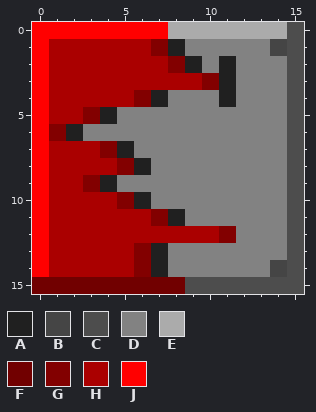
One commit to this pixel-art file: TheClottingDefender/Assets/Gfx/raw/wanduebergang.ase. Above is the file before it was changed.
16x16 pixels, 1 frame. Colours within 5 levels of each other are drawn and written as one.
Palette (. is transparent): A #202020  B #454545  C #4d4d4d  D #828282  E #ababab  F #710000  G #820000  H #aa0000  J #ff0000
Once edited:
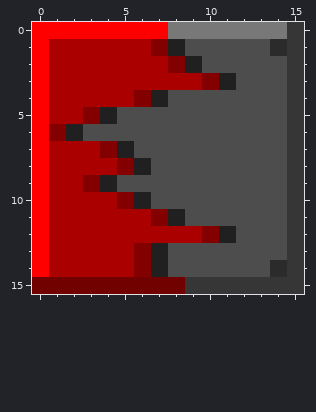
Change:
colour B: #454545 -> #2b2b2b
colour C: #4d4d4d -> #363636
colour D: #828282 -> #4d4d4d
colour E: #ababab -> #787878
y 2: x 11 A -> D
y 4: x 11 A -> D
y 12: x 10..11 HG -> GA
Where, in picture pixels (left, top, right, bottom), the same in both pictures:
changed: (83, 22, 304, 294)
